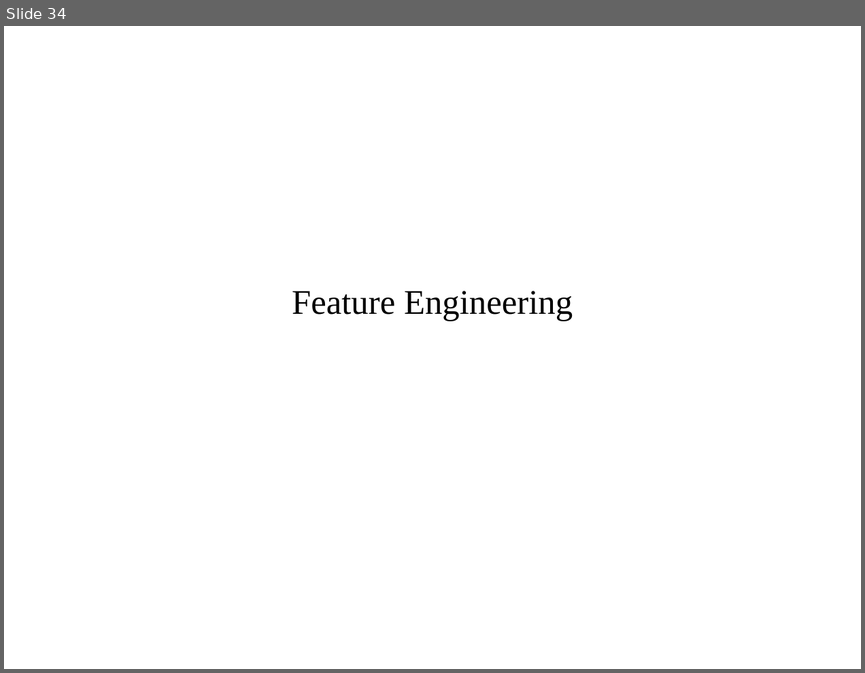
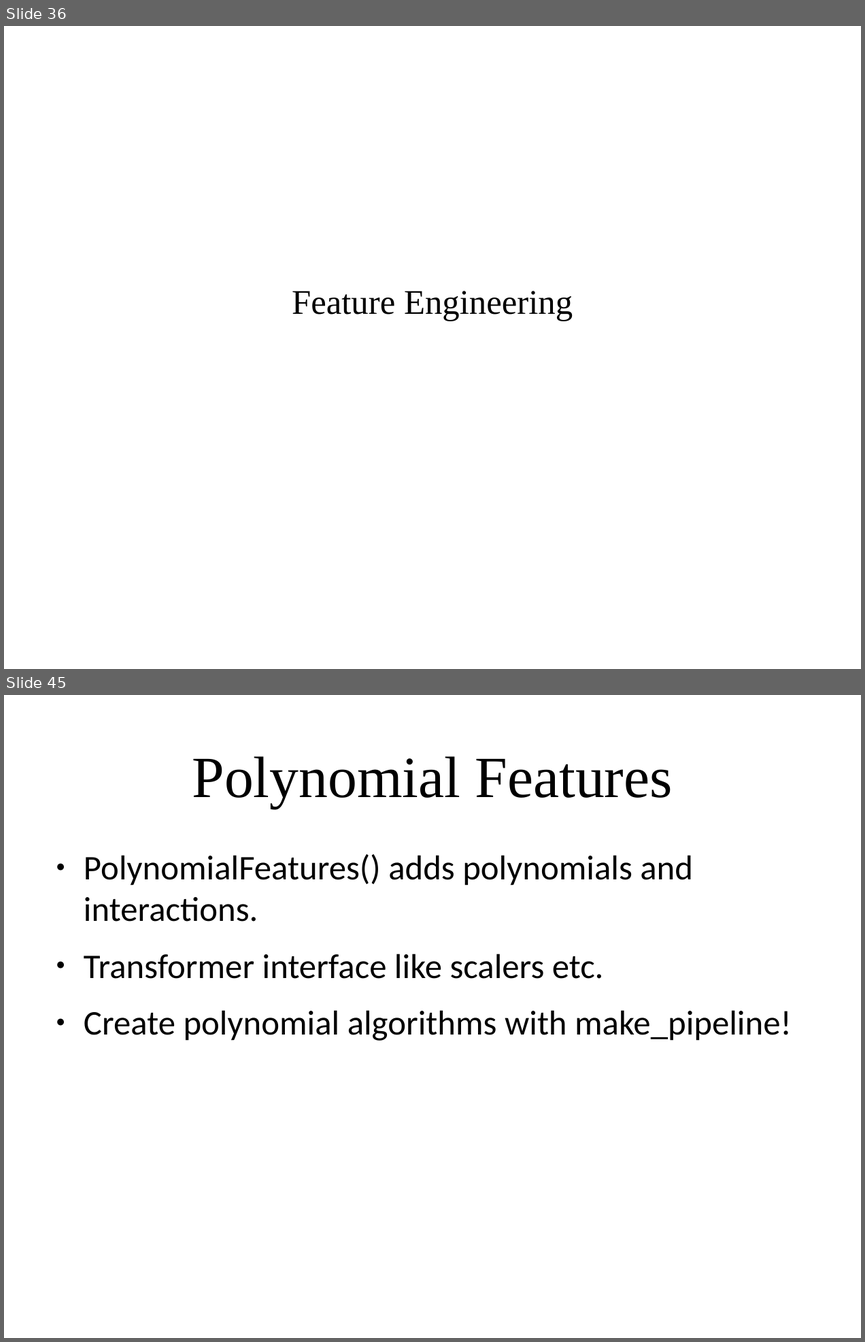
Before and after one commit to amueller/applied_ml_spring_2017, a slide deck: slides/aml-07-020817.odp. Shown one above the other, each under a label of ours: slide 34 before the commit, slides 36 and 45 after it; the slides between them are not shown. The pictures are 865x673 and 865x1342 pixels, drawn with LibreOffice and Linux fonts; fonts in the diff are those of the drawing. Boxes give left, top, right and bottom in pixels: in the first picture for what was removed or moved away, otherwise in the second. Text is boxed around its words. In the diff, an @@ line names an element or a change of style, - is before the commit and + after.

```diff
--- a/slides/aml-07-020817.odp
+++ b/slides/aml-07-020817.odp
@@ slide 45 added at [4, 695, 861, 1338], background #FFFFFF @@
@@ title added at [192, 756, 672, 808], 54 pt, text #000000 @@
+Polynomial Features
@@ text added at [84, 854, 791, 1040], 32 pt, text #000000 @@
+● PolynomialFeatures() adds polynomials and interactions.
+● Transformer interface like scalers etc.
+● Create polynomial algorithms with make_pipeline!
@@ what was slide 34 is now slide 36 @@
```
Also in this commit, not shown: 4 slides changed, 11 other slides added, 3 slides removed, 2 other files.
